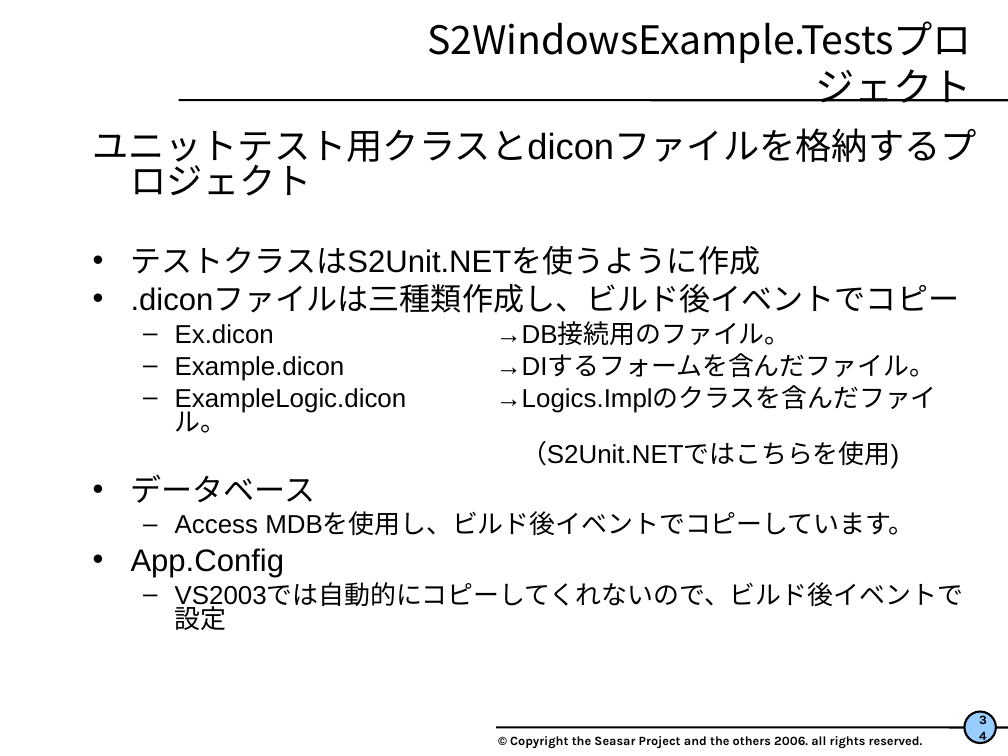
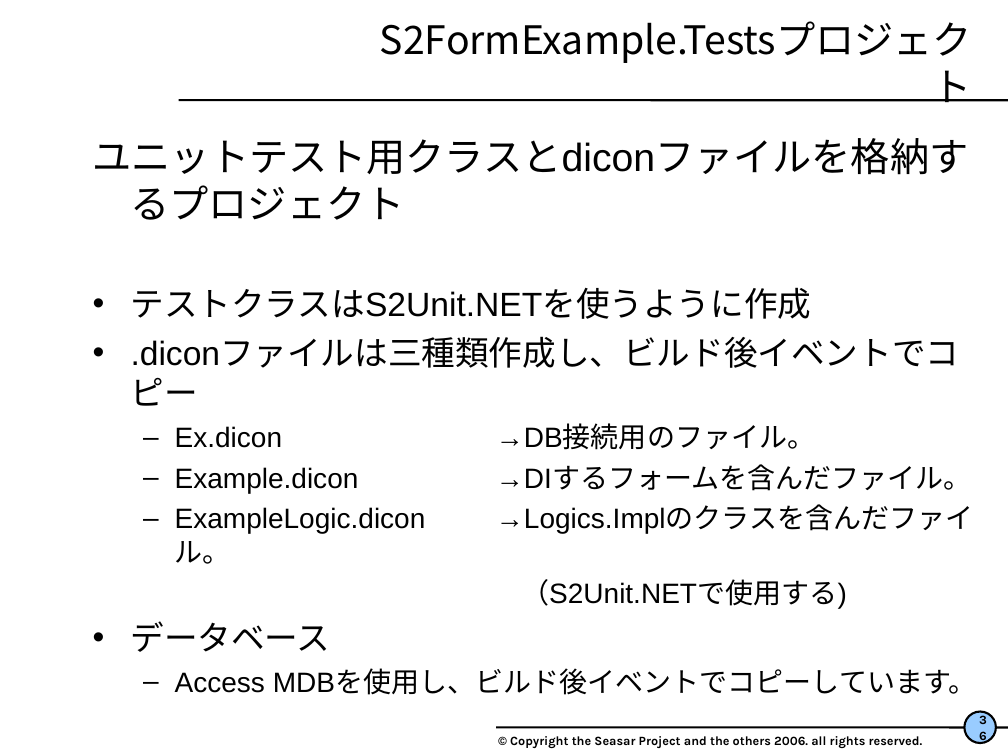
Before and after one commit to seasarorg/s2container.net, a slide deck: slide 36 of s2container.net-example/S2FormExample/WindowsFormサンプル解説.ppt (slide 34 before the commit). Drawn at 1008x756 pixels with LibreOffice and Linux fonts; fonts in the diff are those of the drawing; background and template pictures are left out. Boxes give left, top, right and bottom in pixels: in the first picture for what was removed or moved away, otherwise in the second. Text is boxed around its words. In the diff, an @@ line names an element or a change of style, - is before the commit and + after.

Commit message:
QuillとS2Formサンプル用ドキュメントの更新

```diff
--- a/s2container.net-example/S2FormExample/WindowsFormサンプル解説.ppt
+++ b/s2container.net-example/S2FormExample/WindowsFormサンプル解説.ppt
@@ title at [380,21,972,63]: text changed @@
-S2WindowsExample.Testsプロジェクト
+S2FormExample.Testsプロジェクト
@@ text at [93,138,977,695]: size 25.9 to 28 pt in "ユニットテスト用クラスとdiconファイルを格納するプロジェクト"; size 22.2 to 24 pt in "テストクラスはS2Unit.NETを使うように作成", ".diconファイルは三種類作成し、ビルド後イベントでコピー", "データベース"; size 18.5 to 20 pt in "Ex.dicon →DB接続用のファイル。", "Example.dicon →DIするフォームを含んだファイル。", "ExampleLogic.dicon →Logics.Implのクラスを含んだファイル。", "Access MDBを使用し、ビルド後イベントでコピーしています。"; line spacing 0.8 to 1 @@
@@ text at [131,548,963,630]: paragraphs removed @@
-• App.Config
-  – VS2003では自動的にコピーしてくれないので、ビルド後イベントで設定
@@ text at [521,579,847,609]: text changed; size 18.5 to 20 pt @@
-    （S2Unit.NETではこちらを使用)
+    （S2Unit.NETで使用する)
@@ page number at [969,713,991,741]: text changed @@
-34
+36
```
Also in this commit, not shown: 14 other slides changed, 2 slides added.
